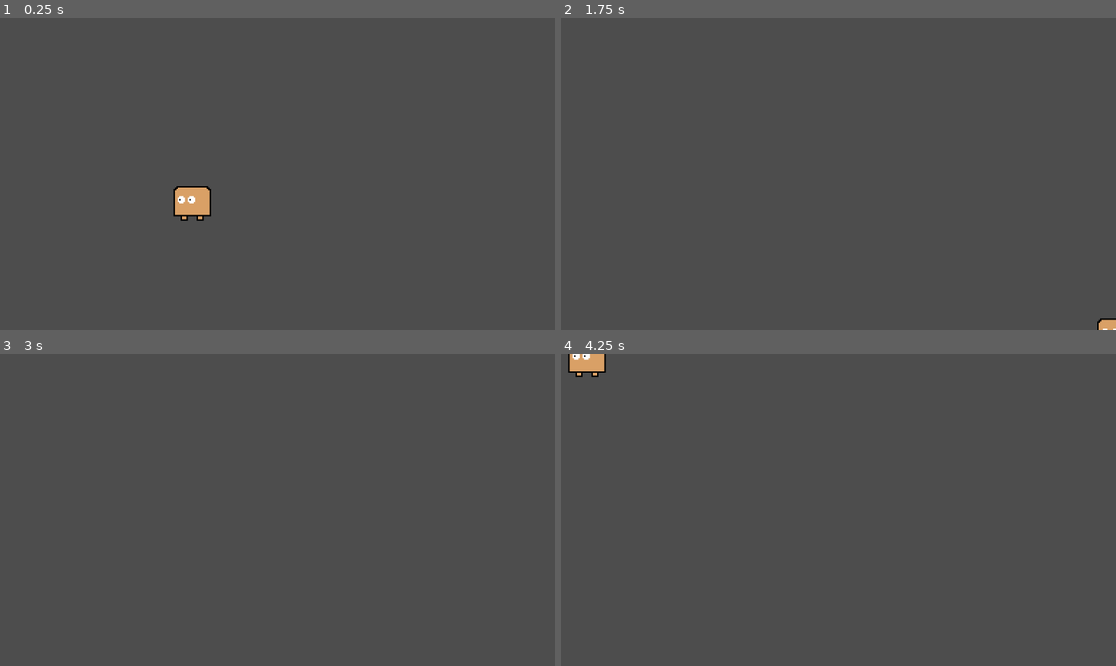
Above: before the commit, frames 1-4 (two rows, left to right).
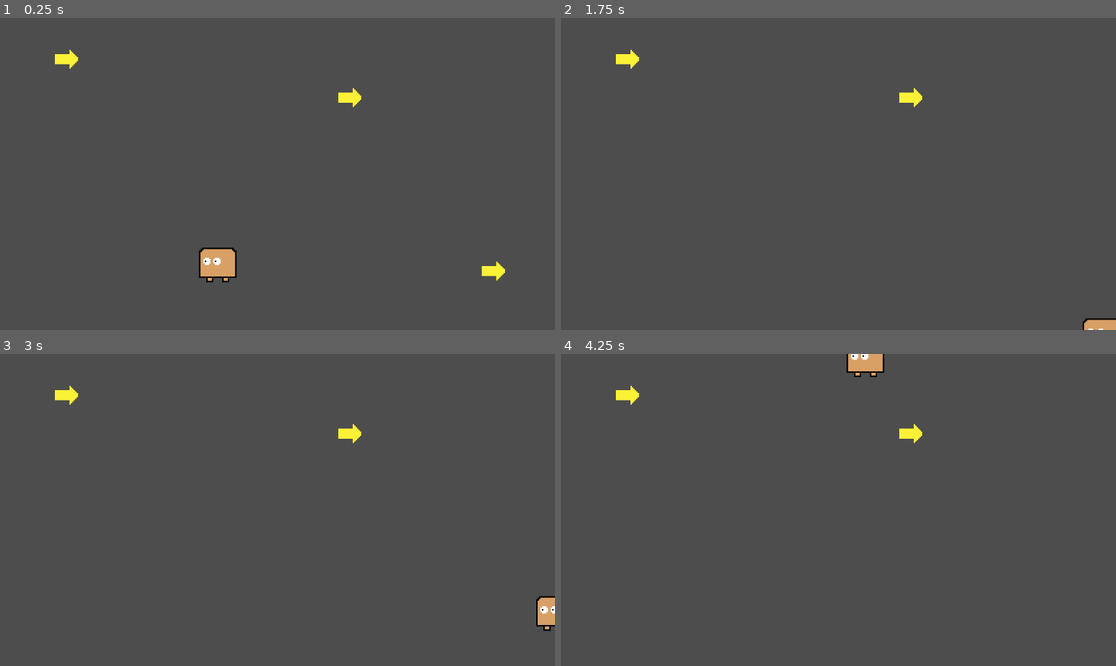
Above: after the commit, the same moments.

Repository: EHStew/DBaG_01
Game: Godot game, scene res://main.tscn
Same seed, same stepped clock (60 frames per second), same inputs: the game is played once before the commit and once after it.
Inputs:
- Up to frame 1 (0.25 s): no input
- Up to frame 2 (1.75 s): tap Enter at 0.5 s; hold D (move_right) 0.53-1.28 s; hold Shift (dash) 0.53-1.28 s; hold S (move_down) from 1.28 s (still down); tap Shift (dash) at 1.35 s
- Up to frame 3 (3 s): tap Space at 2 s; release S (move_down) at 2.03 s; hold D (move_right) 2.03-2.78 s; hold Shift (dash) 2.03-2.78 s; tap Enter at 2.75 s; hold W (move_up) from 2.78 s (still down); tap Shift (dash) at 2.85 s
- Up to frame 4 (4.25 s): release W (move_up) at 3.53 s; hold A (move_left) from 3.53 s (still down); hold Shift (dash) from 3.53 s (still down)

The runs differ from the first frame. In frame 1, 1.8% of the frame differs, in the area x 9-91%, y 10-85%; in frame 2, 0.4%; in frame 3, 0.6%; in frame 4, 1.2%.

Commit message:
make blink power up collectable

Diff:
--- a/CharacterBody2D.gd
+++ b/CharacterBody2D.gd
@@ -22,7 +22,7 @@
 var dashFriction = friction
 var dashLength = .2
 
-var blinkCounter = 1
+var blinkCounter = 0
 
 func _ready():
 	screenSize = get_viewport_rect().size
@@ -80,6 +80,7 @@
 		if blinkCounter >= 1:
 			print("Dashing")
 			dashing = true
+			blinkCounter -= 1
 			await  get_tree().create_timer(.05).timeout
 			self.hide()
 			await  get_tree().create_timer(.08).timeout
--- a/Objects/Pickups/pickup_blink.gd
+++ b/Objects/Pickups/pickup_blink.gd
@@ -11,7 +11,8 @@
 	pass
 
 
-func _on_area_entered(area):
-	if area.is_in_group("Player"):
-		area.blink_counter += 1
+func _on_body_entered(body):
+	if body.is_in_group("Player"):
+		body.blinkCounter += 1
 		print("collected blink")
+		queue_free()
--- a/Objects/Pickups/pickup_blink.tscn
+++ b/Objects/Pickups/pickup_blink.tscn
@@ -20,4 +20,4 @@
 rotation = 1.5708
 shape = SubResource("CapsuleShape2D_7id88")
 
-[connection signal="area_entered" from="." to="." method="_on_area_entered"]
+[connection signal="body_entered" from="." to="." method="_on_body_entered"]
--- a/Player.tscn
+++ b/Player.tscn
@@ -6,7 +6,7 @@
 [sub_resource type="RectangleShape2D" id="RectangleShape2D_xenok"]
 size = Vector2(24, 18)
 
-[node name="Player" type="CharacterBody2D"]
+[node name="Player" type="CharacterBody2D" groups=["Player"]]
 position = Vector2(421, 378)
 scale = Vector2(3, 3)
 script = ExtResource("1_mu7wn")
--- a/main.tscn
+++ b/main.tscn
@@ -6,16 +6,21 @@
 
 [node name="Main" type="Node2D"]
 
+[node name="pickupBlink2" parent="." instance=ExtResource("3_j52fs")]
+position = Vector2(1024, 524)
+
 [node name="Enemy" parent="." instance=ExtResource("2_nv3uj")]
 visible = false
 position = Vector2(663, 336)
 move_dir = Vector2(30, 0)
 
 [node name="pickupBlink" parent="." instance=ExtResource("3_j52fs")]
-visible = false
-position = Vector2(426, 256)
+position = Vector2(138, 84)
 
 [node name="Player" parent="." instance=ExtResource("1_y2tpf")]
-position = Vector2(399, 373)
+position = Vector2(452, 501)
+
+[node name="pickupBlink3" parent="." instance=ExtResource("3_j52fs")]
+position = Vector2(726, 164)
 
 [connection signal="body_entered" from="Enemy" to="Enemy" method="_on_body_entered"]
Not shown, changed: export_presets.cfg
